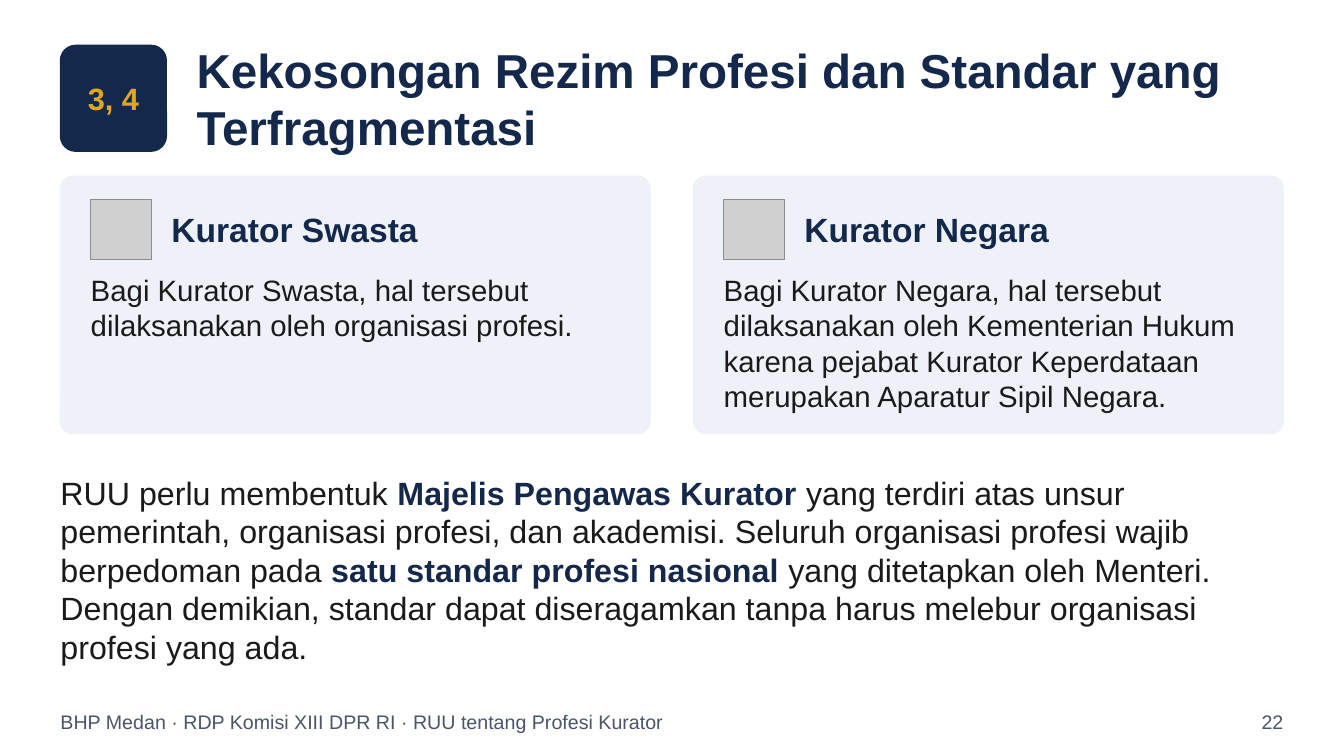
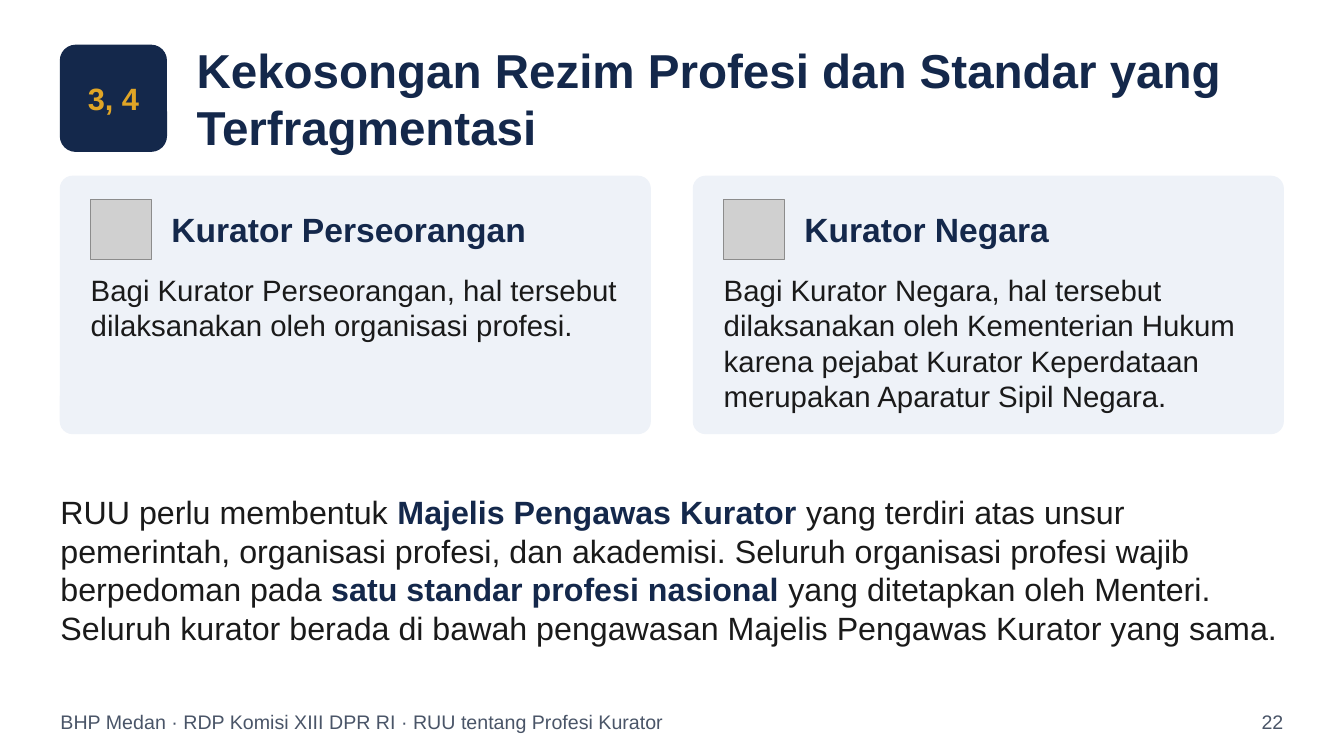
Before and after one commit to artheralawfirm-cloud/SAPAWALI, a slide deck: slide 22 of presentasi/Paparan_BHP_Medan_RUU_Profesi_Kurator.pptx. Drawn at 1344x756 pixels with LibreOffice and Linux fonts; fonts in the diff are those of the drawing; grey boxes stand for pictures. Boxes give left, top, right and bottom in pixels: in the first picture for what was removed or moved away, otherwise in the second. Text is boxed around its words. In the diff, an @@ line names an element or a change of style, - is before the commit and + after.

```diff
--- a/presentasi/Paparan_BHP_Medan_RUU_Profesi_Kurator.pptx
+++ b/presentasi/Paparan_BHP_Medan_RUU_Profesi_Kurator.pptx
@@ text at (171,219,526,249): text changed @@
-Kurator Swasta
+Kurator Perseorangan
@@ text at (91,279,616,342): text changed @@
-Bagi Kurator Swasta, hal tersebut dilaksanakan oleh organisasi profesi.
+Bagi Kurator Perseorangan, hal tersebut dilaksanakan oleh organisasi profesi.
@@ text at (60,500,1277,646): text changed @@
-RUU perlu membentuk Majelis Pengawas Kurator yang terdiri atas unsur pemerintah, organisasi profesi, dan akademisi. Seluruh organisasi profesi wajib berpedoman pada satu standar profesi nasional yang ditetapkan oleh Menteri. Dengan demikian, standar dapat diseragamkan tanpa harus melebur organisasi profesi yang ada.
+RUU perlu membentuk Majelis Pengawas Kurator yang terdiri atas unsur pemerintah, organisasi profesi, dan akademisi. Seluruh organisasi profesi wajib berpedoman pada satu standar profesi nasional yang ditetapkan oleh Menteri. Seluruh kurator berada di bawah pengawasan Majelis Pengawas Kurator yang sama.
```
Also in this commit, not shown: 39 other slides changed, 1 slide added, 1 slide removed, 2 other files.
